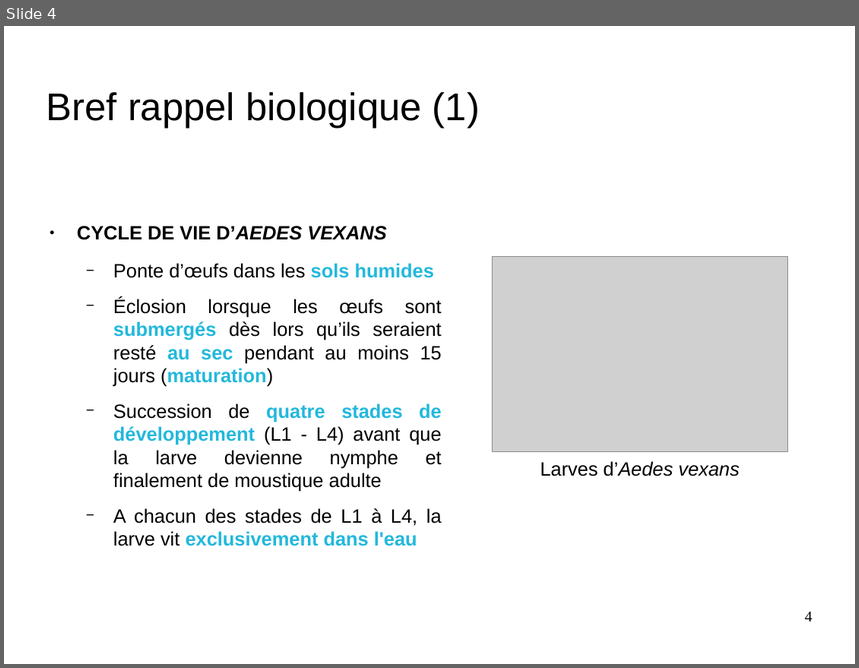
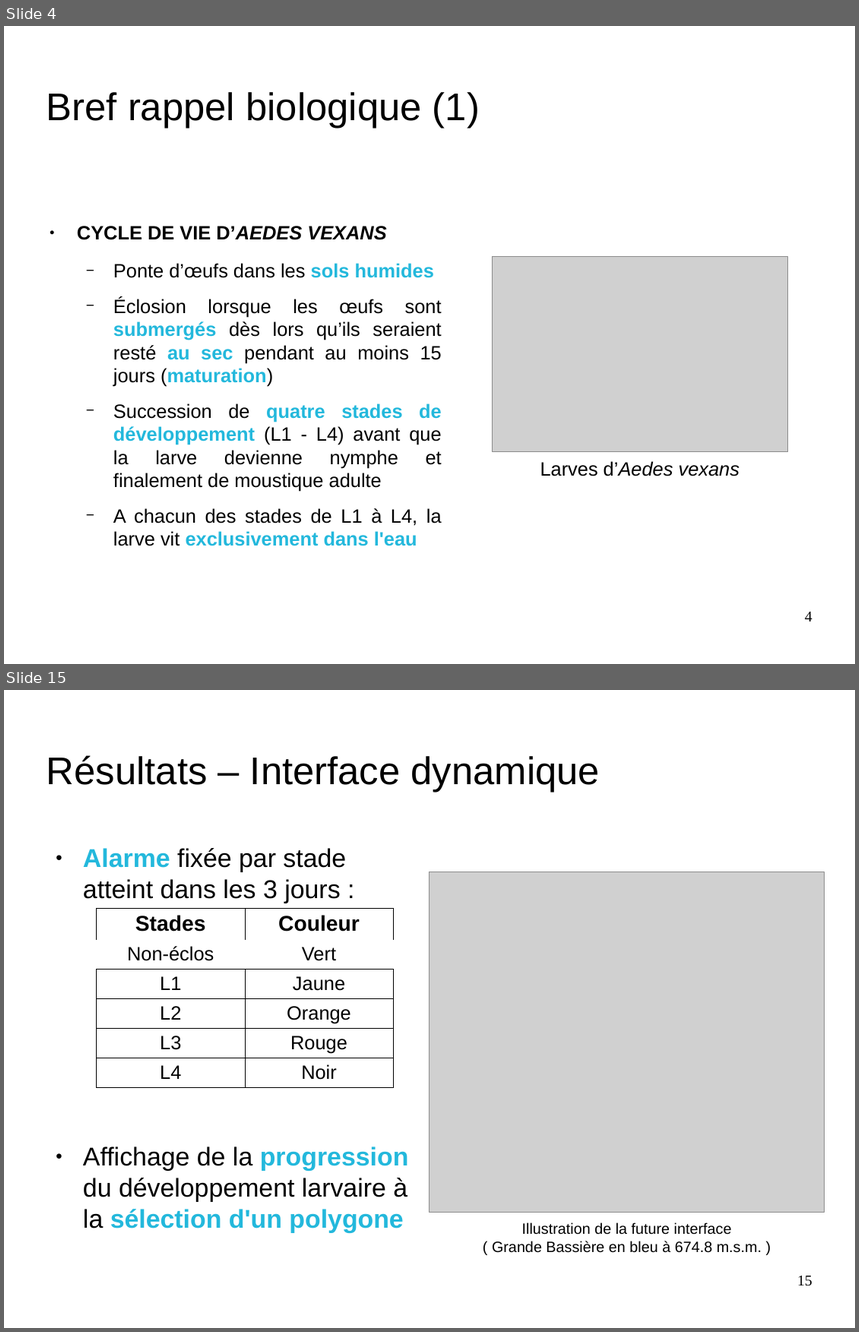
Before and after one commit to nesta7/designProject, a slide deck: Poster_Presentation/presentation_final_demoustication.odp. Shown one above the other, each under a label of ours: slide 4 before the commit, slides 4 and 15 after it; the slides between them are not shown. The pictures are 859x668 and 859x1332 pixels, drawn with LibreOffice and Linux fonts; fonts in the diff are those of the drawing; grey boxes stand for pictures; background and template pictures are left out. Boxes give left, top, right and bottom in pixels: in the first picture for what was removed or moved away, otherwise in the second. Text is boxed around its words. In the diff, an @@ line names an element or a change of style, - is before the commit and + after.

```diff
--- a/Poster_Presentation/presentation_final_demoustication.odp
+++ b/Poster_Presentation/presentation_final_demoustication.odp
@@ slide 15 added at box(4, 690, 855, 1328), background picture (left out) @@
@@ title added at box(47, 755, 600, 792), 36 pt, text #000000 @@
+Résultats – Interface dynamique
@@ text added at box(83, 848, 409, 1233), 24.1 pt, text #000000 @@
+● Alarme fixée par stade atteint dans les 3 jours :
+● Affichage de la progression du développement larvaire à la sélection d'un polygone
@@ picture added at box(430, 872, 825, 1213) @@
@@ table added at box(97, 908, 393, 1085), 6 rows, 2 columns @@
+Stades | Couleur
+Non-éclos | Vert
+L1 | Jaune
+L2 | Orange
+L3 | Rouge
+L4 | Noir
@@ text added at box(492, 1223, 762, 1253), 14 pt, text #000000 @@
+Illustration de la future interface
+( Grande Bassière en bleu à 674.8 m.s.m. )
@@ page number added at box(797, 1276, 813, 1287), 14 pt, text #000000 @@
+15
```
Also in this commit, not shown: 13 slides changed, 2 other slides added, 3 slides removed, 2 other files.
